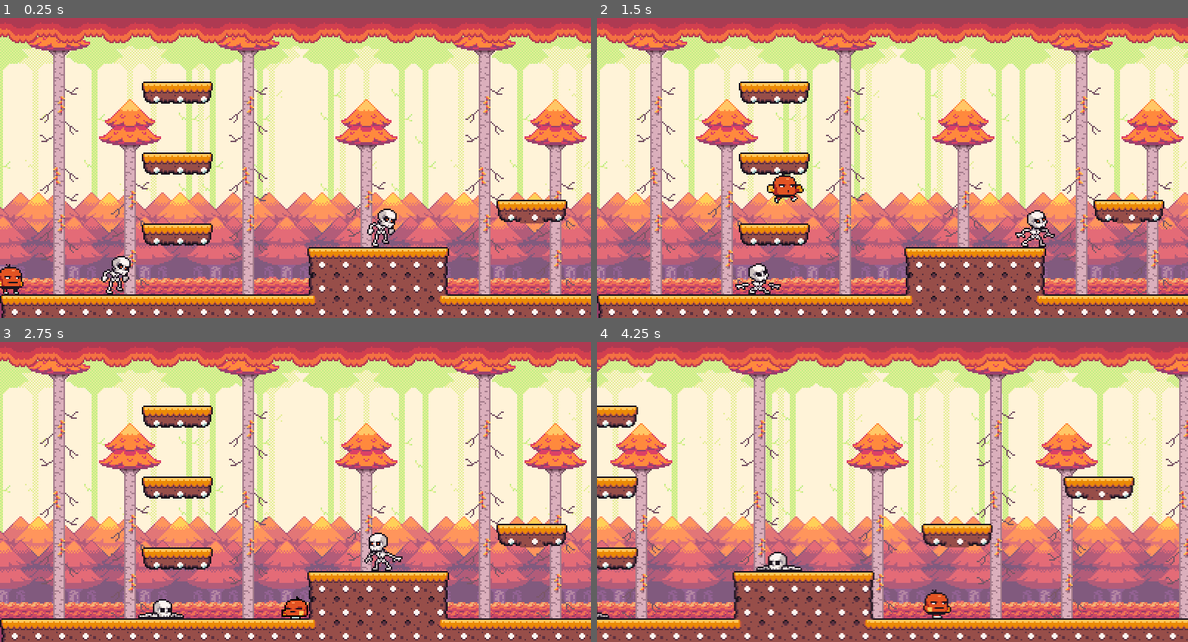
Above: before the commit, frames 1-4 (two rows, left to right).
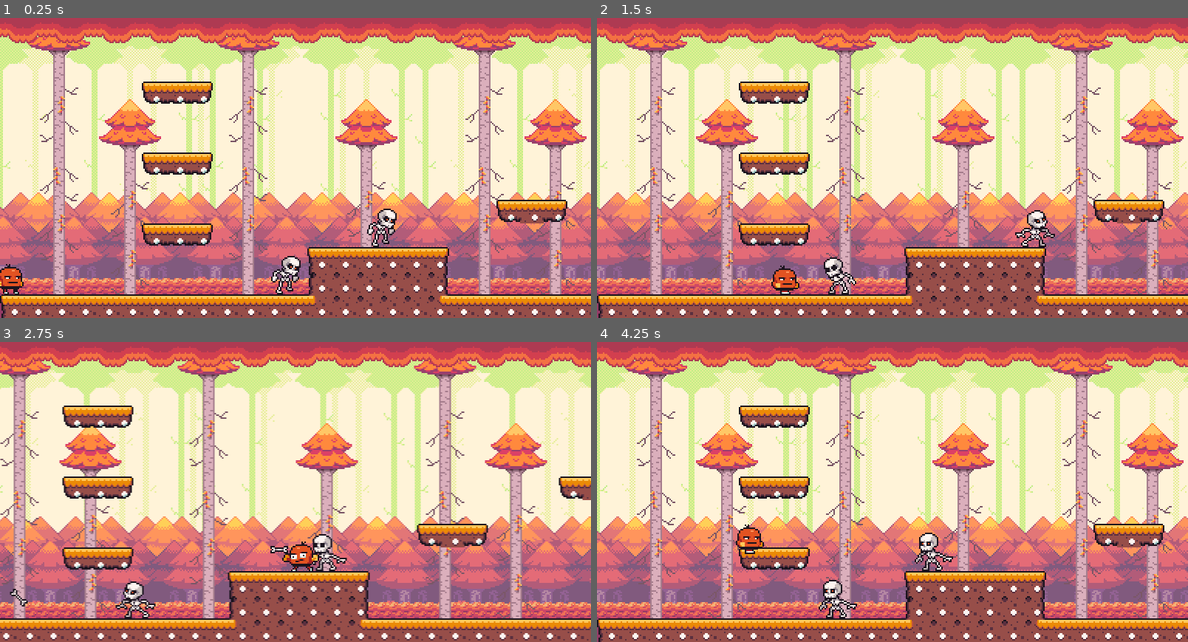
Above: after the commit, the same moments.

Repository: Rafael-Tunes-Mathiensen/2D-Plataform-Godot-Game
Game: Godot game, scene res://scene/forest.tscn
The game is run twice, just before and just after one commit, with the same random seed, the same clock (stepped at 60 frames per second) and the same inputs.
Inputs:
- Up to frame 1 (0.25 s): no input
- Up to frame 2 (1.5 s): hold S (duck) 0.53-1.28 s; hold D (right) from 0.53 s (still down); tap Space (jump) at 0.77 s; tap S (duck) at 1.35 s
- Up to frame 3 (2.75 s): tap Space (jump) at 1.52 s; release D (right) at 2.03 s; hold A (left) from 2.03 s (still down); hold S (duck) from 2.03 s (still down)
- Up to frame 4 (4.25 s): release A (left) at 2.78 s; release S (duck) at 2.78 s; hold D (right) from 2.78 s (still down); tap S (duck) at 2.85 s; tap Space (jump) at 3.02, 3.77 s; hold S (duck) from 3.53 s (still down)

The runs differ from the first frame. In frame 1, 0.7% of the frame differs, in the area x 17-51%, y 79-93%; in frame 2, 1.3%; in frame 3, 61%; in frame 4, 65%, in the area x 0-100%, y 1-100%.

Commit message:
feat: adicionar o ataque para o primeiro inimigo

Diff:
--- a/plataforma-2d/entities/player.tscn
+++ b/plataforma-2d/entities/player.tscn
@@ -223,4 +223,7 @@
 shape = SubResource("RectangleShape2D_6nm46")
 debug_color = Color(0.80892164, 0, 0.1795634, 0.41960785)
 
+[node name="ReloadTimer" type="Timer" parent="." unique_id=660130430]
+
 [connection signal="area_entered" from="Hitbox" to="." method="_on_hitbox_area_entered"]
+[connection signal="timeout" from="ReloadTimer" to="." method="_on_reload_timer_timeout"]
--- a/plataforma-2d/entities/skeleton.tscn
+++ b/plataforma-2d/entities/skeleton.tscn
@@ -1,6 +1,7 @@
 [gd_scene format=3 uid="uid://d1gnf7tfdk2pr"]
 
 [ext_resource type="Script" uid="uid://lpu61dedy8q7" path="res://scripts/skeleton.gd" id="1_yag7t"]
+[ext_resource type="Texture2D" uid="uid://bxlpixjt5j8ha" path="res://sprites/3 - Skeleton/Bone_Toss (32 x 32).png" id="2_4oc3b"]
 [ext_resource type="Texture2D" uid="uid://b5ovdui87um01" path="res://sprites/3 - Skeleton/Crumbling_Into_Bone_Pile (32 x 32).png" id="2_fpmxe"]
 [ext_resource type="Texture2D" uid="uid://bs8h2sqainjug" path="res://sprites/3 - Skeleton/Limping_Movement (32 x 32).png" id="3_4oc3b"]
 
@@ -8,6 +9,26 @@
 radius = 7.0
 height = 28.0
 
+[sub_resource type="AtlasTexture" id="AtlasTexture_b0uhi"]
+atlas = ExtResource("2_4oc3b")
+region = Rect2(0, 0, 32, 32)
+
+[sub_resource type="AtlasTexture" id="AtlasTexture_0qgbw"]
+atlas = ExtResource("2_4oc3b")
+region = Rect2(32, 0, 32, 32)
+
+[sub_resource type="AtlasTexture" id="AtlasTexture_kjous"]
+atlas = ExtResource("2_4oc3b")
+region = Rect2(64, 0, 32, 32)
+
+[sub_resource type="AtlasTexture" id="AtlasTexture_0f01p"]
+atlas = ExtResource("2_4oc3b")
+region = Rect2(96, 0, 32, 32)
+
+[sub_resource type="AtlasTexture" id="AtlasTexture_qe8ja"]
+atlas = ExtResource("2_4oc3b")
+region = Rect2(128, 0, 32, 32)
+
 [sub_resource type="AtlasTexture" id="AtlasTexture_6hr2a"]
 atlas = ExtResource("2_fpmxe")
 region = Rect2(0, 0, 32, 32)
@@ -62,6 +83,26 @@
 
 [sub_resource type="SpriteFrames" id="SpriteFrames_4qj8h"]
 animations = [{
+"frames": [{
+"duration": 1.0,
+"texture": SubResource("AtlasTexture_b0uhi")
+}, {
+"duration": 1.0,
+"texture": SubResource("AtlasTexture_0qgbw")
+}, {
+"duration": 1.0,
+"texture": SubResource("AtlasTexture_kjous")
+}, {
+"duration": 1.0,
+"texture": SubResource("AtlasTexture_0f01p")
+}, {
+"duration": 1.0,
+"texture": SubResource("AtlasTexture_qe8ja")
+}],
+"loop": false,
+"name": &"Attack",
+"speed": 7.0
+}, {
 "frames": [{
 "duration": 1.0,
 "texture": SubResource("AtlasTexture_6hr2a")
@@ -120,12 +161,15 @@
 script = ExtResource("1_yag7t")
 
 [node name="CollisionShape2D" type="CollisionShape2D" parent="." unique_id=1068406476]
+visible = false
 position = Vector2(2, 2)
 shape = SubResource("CapsuleShape2D_yag7t")
 
 [node name="AnimatedSprite2D" type="AnimatedSprite2D" parent="." unique_id=2077565641]
 sprite_frames = SubResource("SpriteFrames_4qj8h")
-animation = &"Walk"
+animation = &"Attack"
+frame = 4
+frame_progress = 1.0
 
 [node name="Hitbox" type="Area2D" parent="." unique_id=576751033]
 collision_layer = 4
@@ -137,9 +181,21 @@
 debug_color = Color(0.7910749, 0, 0.12648422, 0.41960785)
 
 [node name="WallDetector" type="RayCast2D" parent="." unique_id=496422134]
+visible = false
 position = Vector2(0, 13)
 target_position = Vector2(12, 0)
 
 [node name="GroundDetector" type="RayCast2D" parent="." unique_id=1080639783]
+visible = false
 position = Vector2(9, 0)
 target_position = Vector2(0, 17)
+
+[node name="RayCast2D" type="RayCast2D" parent="." unique_id=1400070439]
+position = Vector2(0, 13)
+target_position = Vector2(43, 0)
+collision_mask = 2
+
+[node name="BoneStartPosition" type="Node2D" parent="." unique_id=1167339863]
+position = Vector2(13, 2)
+
+[connection signal="animation_finished" from="AnimatedSprite2D" to="." method="_on_animated_sprite_2d_animation_finished"]
--- /dev/null
+++ b/plataforma-2d/entities/spinning_bone.tscn
@@ -0,0 +1,55 @@
+[gd_scene format=3 uid="uid://bvo814y066my0"]
+
+[ext_resource type="Texture2D" uid="uid://dxt7y2c2walgk" path="res://sprites/3 - Skeleton/Spinning_Bone (16 x 16).png" id="1_bkob1"]
+[ext_resource type="Script" uid="uid://dfx52quyrcmqd" path="res://scripts/spinning_bone.gd" id="1_njpw1"]
+
+[sub_resource type="CircleShape2D" id="CircleShape2D_njpw1"]
+radius = 4.0
+
+[sub_resource type="AtlasTexture" id="AtlasTexture_t80k4"]
+atlas = ExtResource("1_bkob1")
+region = Rect2(0, 0, 16, 16)
+
+[sub_resource type="AtlasTexture" id="AtlasTexture_a64bj"]
+atlas = ExtResource("1_bkob1")
+region = Rect2(16, 0, 16, 16)
+
+[sub_resource type="AtlasTexture" id="AtlasTexture_tjt0v"]
+atlas = ExtResource("1_bkob1")
+region = Rect2(32, 0, 16, 16)
+
+[sub_resource type="AtlasTexture" id="AtlasTexture_ntjs5"]
+atlas = ExtResource("1_bkob1")
+region = Rect2(48, 0, 16, 16)
+
+[sub_resource type="SpriteFrames" id="SpriteFrames_cjyle"]
+animations = [{
+"frames": [{
+"duration": 1.0,
+"texture": SubResource("AtlasTexture_t80k4")
+}, {
+"duration": 1.0,
+"texture": SubResource("AtlasTexture_a64bj")
+}, {
+"duration": 1.0,
+"texture": SubResource("AtlasTexture_tjt0v")
+}, {
+"duration": 1.0,
+"texture": SubResource("AtlasTexture_ntjs5")
+}],
+"loop": true,
+"name": &"default",
+"speed": 15.0
+}]
+
+[node name="SpinningBone" type="Area2D" unique_id=70506235]
+script = ExtResource("1_njpw1")
+
+[node name="CollisionShape2D" type="CollisionShape2D" parent="." unique_id=2078297182]
+shape = SubResource("CircleShape2D_njpw1")
+
+[node name="AnimatedSprite2D" type="AnimatedSprite2D" parent="." unique_id=1425421331]
+sprite_frames = SubResource("SpriteFrames_cjyle")
+autoplay = "default"
+frame = 3
+frame_progress = 1.0
--- a/plataforma-2d/scene/forest.tscn
+++ b/plataforma-2d/scene/forest.tscn
@@ -107,7 +107,7 @@
 shape = SubResource("RectangleShape2D_gwku7")
 
 [node name="Skeleton" parent="." unique_id=1694477299 instance=ExtResource("11_gwku7")]
-position = Vector2(71, 176)
+position = Vector2(186, 177)
 
 [node name="Skeleton2" parent="." unique_id=327619295 instance=ExtResource("11_gwku7")]
 position = Vector2(251, 144)
--- a/plataforma-2d/scripts/player.gd
+++ b/plataforma-2d/scripts/player.gd
@@ -12,6 +12,7 @@
 
 @onready var anim: AnimatedSprite2D = $AnimatedSprite2D
 @onready var collision_shape: CollisionShape2D = $CollisionShape2D
+@onready var reload_timer: Timer = $ReloadTimer
 
 @export var max_speed = 150
 @export var acceleration = 475
@@ -87,6 +88,7 @@
 	status = PlayerState.dead
 	anim.play("Dead")
 	velocity = Vector2.ZERO
+	reload_timer.start()
 
 func idle_state(delta):
 	move(delta)
@@ -204,3 +206,7 @@
 		# player morre
 		if status != PlayerState.dead:
 			go_to_dead_state()
+
+
+func _on_reload_timer_timeout() -> void:
+	get_tree().reload_current_scene()
--- a/plataforma-2d/scripts/skeleton.gd
+++ b/plataforma-2d/scripts/skeleton.gd
@@ -2,13 +2,18 @@
 
 enum SkeletonState {
 	walk,
+	attack,
 	dead
 }
+
+const SPINNING_BONE = preload("uid://bvo814y066my0")
 
 @onready var anim: AnimatedSprite2D = $AnimatedSprite2D
 @onready var hitbox: Area2D = $Hitbox
 @onready var wall_detector: RayCast2D = $WallDetector
 @onready var ground_detector: RayCast2D = $GroundDetector
+@onready var player_detector: RayCast2D = $RayCast2D
+@onready var bone_start_position: Node2D = $BoneStartPosition
 
 const SPEED = 30.0
 const JUMP_VELOCITY = -400.0
@@ -16,6 +21,7 @@
 var status: SkeletonState
 
 var direction = 1
+var can_throw = true
 
 func _ready() -> void:
 	go_to_walk_state()
@@ -27,6 +33,8 @@
 	match status:
 		SkeletonState.walk:
 			walk_state(delta)
+		SkeletonState.attack:
+			attack_state(delta)
 		SkeletonState.dead:
 			dead_state(delta)
 
@@ -35,6 +43,13 @@
 func go_to_walk_state():
 	status = SkeletonState.walk
 	anim.play("Walk")
+
+func go_to_attack_state():
+	status = SkeletonState.attack
+	anim.play("Attack")
+	velocity = Vector2.ZERO
+	can_throw = true
+
 
 func go_to_dead_state():
 	status = SkeletonState.dead
@@ -53,9 +68,29 @@
 		direction *= -1
 		scale.x *= -1
 
+	if player_detector.is_colliding() and status != SkeletonState.dead:
+		go_to_attack_state()
+		return
+
+
+func attack_state(_delta):
+	if anim.frame == 2 and can_throw:
+		can_throw = false
+		throw_bone()
 
 func dead_state(_delta):
 	pass
 
 func take_damage():
 	go_to_dead_state()
+
+func throw_bone():
+	var new_bone = SPINNING_BONE.instantiate()
+	add_sibling(new_bone)
+	new_bone.position = bone_start_position.global_position
+	new_bone.set_direction(self.direction)
+
+func _on_animated_sprite_2d_animation_finished() -> void:
+	if anim.animation == "Attack":
+		go_to_walk_state()
+		return
--- /dev/null
+++ b/plataforma-2d/scripts/spinning_bone.gd
@@ -0,0 +1,12 @@
+extends Area2D
+
+var speed = 85
+@export var direction = 1
+
+# Called every frame. 'delta' is the elapsed time since the previous frame.
+func _process(delta: float) -> void:
+	position.x += delta * speed * direction
+
+func set_direction(skeleton_direction):
+	self.direction = skeleton_direction
+	scale.x = direction
Not shown, added: plataforma-2d/scripts/spinning_bone.gd.uid
